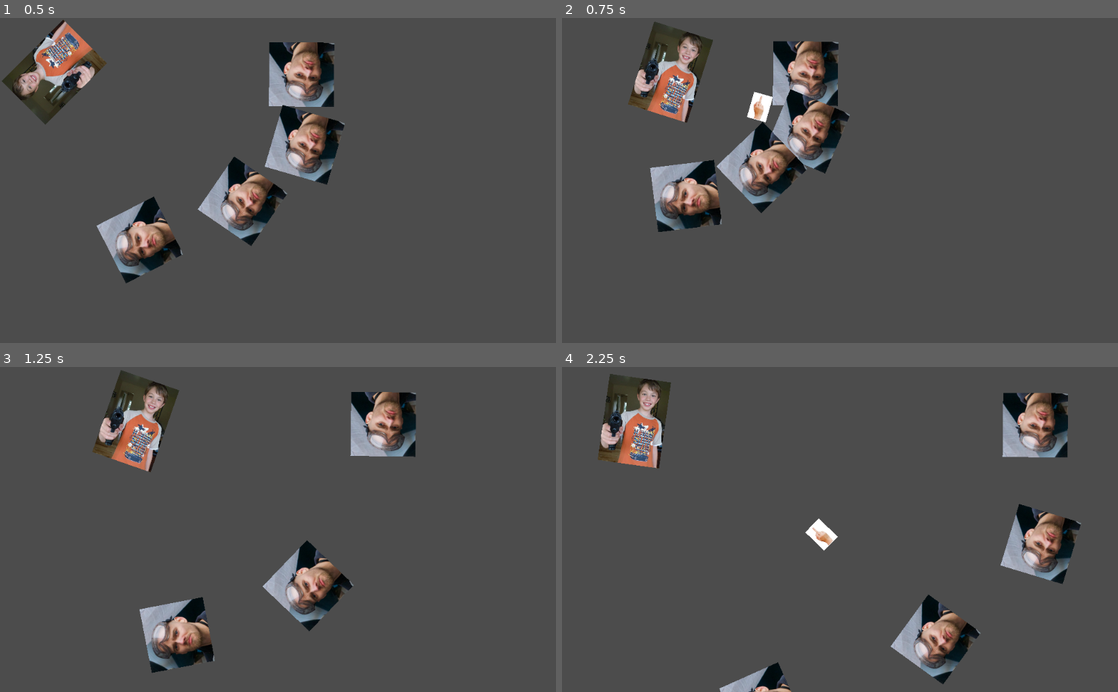
Above: before the commit, frames 1-4 (two rows, left to right).
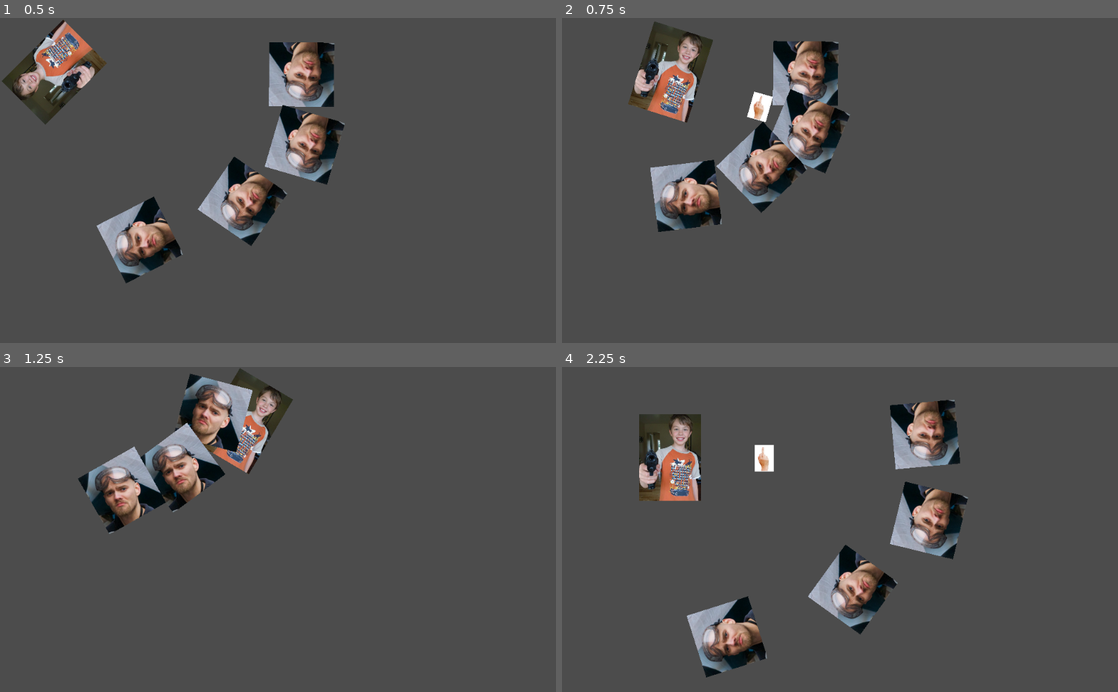
Above: after the commit, the same moments.

Repository: levidavidmurray/grant-game
Game: Godot game, scene res://World.tscn
Two runs of this game, one before a commit and one after it. Both use one fixed random seed, a clock stepped at 60 frames per second and the inputs below. Sound files missing from this copy of the repository are replaced by a short silence.
Inputs (mouse positions are in pixels of both pictures, inside the frame that each line leads up to):
- Up to frame 1 (0.5 s): no input
- Up to frame 2 (0.75 s): move the mouse to (962, 164) at 0.52 s; hold D (right) from 0.53 s (still down); click (962, 164) at 0.6 s
- Up to frame 3 (1.25 s): keep holding D (right)
- Up to frame 4 (2.25 s): move the mouse to (728, 545) at 1.27 s; release D (right) at 1.28 s; hold S (down) 1.28-2.03 s; click (728, 545) at 1.35 s; move the mouse to (895, 458) at 2.02 s; hold D (right) from 2.03 s (still down); click (895, 458) at 2.1 s

Frame 1 is identical in both runs. In frame 2, 0.2% of the frame differs, in the area x 11-51%, y 2-66%; in frame 3, 17%; in frame 4, 21%, in the area x 6-94%, y 2-100%.

Commit message:
Added screen shake, sounds, and improved some logic

Diff:
--- a/Bullet.tscn
+++ /dev/null
@@ -1,14 +0,0 @@
-[gd_scene load_steps=3 format=2]
-
-[ext_resource path="res://Screenshot 2022-11-23 231419.png" type="Texture" id=1]
-
-[sub_resource type="RectangleShape2D" id=1]
-
-[node name="Bullet" type="RigidBody2D"]
-
-[node name="CollisionShape2D" type="CollisionShape2D" parent="."]
-shape = SubResource( 1 )
-
-[node name="Sprite" type="Sprite" parent="."]
-scale = Vector2( 0.2, 0.2 )
-texture = ExtResource( 1 )
--- a/Enemy.gd
+++ /dev/null
@@ -1,26 +0,0 @@
-extends KinematicBody2D
-
-
-# Declare member variables here. Examples:
-# var a = 2
-# var b = "text"
-var motion = Vector2()
-
-# Called when the node enters the scene tree for the first time.
-func _ready():
-	pass # Replace with function body.
-func _physics_process(delta):
-	var Player = get_parent().get_node("Player")
-	position += (Player.position - position)/50
-	look_at(Player.position)
-
-	move_and_collide(motion)
-
-# Called every frame. 'delta' is the elapsed time since the previous frame.
-#func _process(delta):
-#	pass
-
-
-func _on_Area2D_body_entered(body):
-	if "Bullet" in body.name:
-		queue_free()
--- a/Player.tscn
+++ /dev/null
@@ -1,24 +0,0 @@
-[gd_scene load_steps=4 format=2]
-
-[ext_resource path="res://Player.gd" type="Script" id=1]
-[ext_resource path="res://Screenshot 2022-11-23 230716.png" type="Texture" id=2]
-
-[sub_resource type="RectangleShape2D" id=1]
-extents = Vector2( 56, 80.5 )
-
-[node name="Player" type="KinematicBody2D"]
-position = Vector2( 100, 100 )
-script = ExtResource( 1 )
-
-[node name="Sprite" type="Sprite" parent="."]
-scale = Vector2( 0.25, 0.25 )
-texture = ExtResource( 2 )
-
-[node name="Area2D" type="Area2D" parent="."]
-position = Vector2( -1, -0.5 )
-
-[node name="CollisionShape2D" type="CollisionShape2D" parent="Area2D"]
-position = Vector2( 1, 0 )
-shape = SubResource( 1 )
-
-[connection signal="body_entered" from="Area2D" to="." method="_on_Area2D_body_entered"]
--- /dev/null
+++ b/Prefabs/Bullet.tscn
@@ -0,0 +1,16 @@
+[gd_scene load_steps=4 format=2]
+
+[ext_resource path="res://Resources/Images/Screenshot 2022-11-23 231419.png" type="Texture" id=1]
+[ext_resource path="res://Scripts/Bullet.gd" type="Script" id=2]
+
+[sub_resource type="RectangleShape2D" id=1]
+
+[node name="Bullet" type="RigidBody2D" groups=["Bullet"]]
+script = ExtResource( 2 )
+
+[node name="CollisionShape2D" type="CollisionShape2D" parent="."]
+shape = SubResource( 1 )
+
+[node name="Sprite" type="Sprite" parent="."]
+scale = Vector2( 0.2, 0.2 )
+texture = ExtResource( 1 )
--- a/Enemy.tscn
+++ b/Prefabs/Enemy.tscn
@@ -1,7 +1,8 @@
-[gd_scene load_steps=5 format=2]
+[gd_scene load_steps=6 format=2]
 
-[ext_resource path="res://Enemy.gd" type="Script" id=1]
-[ext_resource path="res://Screenshot 2022-11-23 225932.png" type="Texture" id=2]
+[ext_resource path="res://Scripts/Enemy.gd" type="Script" id=1]
+[ext_resource path="res://Resources/Images/Screenshot 2022-11-23 225932.png" type="Texture" id=2]
+[ext_resource path="res://Resources/Sounds/Oof.wav" type="AudioStream" id=3]
 
 [sub_resource type="RectangleShape2D" id=1]
 extents = Vector2( 60, 55.5 )
@@ -9,7 +10,7 @@
 [sub_resource type="RectangleShape2D" id=2]
 extents = Vector2( 54, 45.5 )
 
-[node name="Enemy" type="KinematicBody2D"]
+[node name="Enemy" type="KinematicBody2D" groups=["Enemy"]]
 position = Vector2( 505, 143 )
 script = ExtResource( 1 )
 
@@ -27,4 +28,9 @@
 position = Vector2( -3, 2.5 )
 shape = SubResource( 2 )
 
+[node name="DeathSound" type="AudioStreamPlayer2D" parent="."]
+position = Vector2( -100, -100 )
+stream = ExtResource( 3 )
+volume_db = -10.0
+
 [connection signal="body_entered" from="Area2D" to="." method="_on_Area2D_body_entered"]
--- /dev/null
+++ b/Prefabs/Player.tscn
@@ -0,0 +1,36 @@
+[gd_scene load_steps=6 format=2]
+
+[ext_resource path="res://Scripts/Player.gd" type="Script" id=1]
+[ext_resource path="res://Resources/Images/Screenshot 2022-11-23 230716.png" type="Texture" id=2]
+[ext_resource path="res://Resources/Sounds/Laser_Gun_Shot_4.wav" type="AudioStream" id=3]
+[ext_resource path="res://Resources/Sounds/Character_Death_Voice_1.wav" type="AudioStream" id=4]
+
+[sub_resource type="RectangleShape2D" id=1]
+extents = Vector2( 56, 80.5 )
+
+[node name="Player" type="KinematicBody2D"]
+position = Vector2( 100, 100 )
+script = ExtResource( 1 )
+
+[node name="Sprite" type="Sprite" parent="."]
+scale = Vector2( 0.25, 0.25 )
+texture = ExtResource( 2 )
+
+[node name="Area2D" type="Area2D" parent="."]
+position = Vector2( -1, -0.5 )
+
+[node name="CollisionShape2D" type="CollisionShape2D" parent="Area2D"]
+position = Vector2( 1, 0 )
+shape = SubResource( 1 )
+
+[node name="BulletSound" type="AudioStreamPlayer2D" parent="."]
+position = Vector2( -100, -100 )
+stream = ExtResource( 3 )
+volume_db = -10.0
+
+[node name="DeathSound" type="AudioStreamPlayer2D" parent="."]
+position = Vector2( -100, -100 )
+stream = ExtResource( 4 )
+volume_db = -10.0
+
+[connection signal="body_entered" from="Area2D" to="." method="_on_Area2D_body_entered"]
--- /dev/null
+++ b/Scripts/Bullet.gd
@@ -0,0 +1,6 @@
+extends RigidBody2D
+
+signal enemy_hit
+
+func _ready():
+	pass # Replace with function body.
--- /dev/null
+++ b/Scripts/Enemy.gd
@@ -0,0 +1,30 @@
+extends KinematicBody2D
+
+var motion = Vector2()
+var is_dead: bool = false
+
+onready var player = get_parent().get_node("Player")
+
+func _physics_process(delta):
+	if is_dead:
+		return
+
+	position += (player.position - position)/50
+	look_at(player.position)
+
+	move_and_collide(motion)
+
+
+func _on_Area2D_body_entered(body):
+	if body.is_in_group("Bullet"):
+		is_dead = true
+		$Sprite.visible = false
+		$DeathSound.play()
+		body.queue_free() # delete bullet
+
+		var self_ref = weakref(self)
+		yield($DeathSound, "finished")
+
+		# enemy may be freed before sound finishes (e.g. player death restart)
+		if self_ref.get_ref():
+			queue_free() # an hero
--- a/Player.gd
+++ b/Scripts/Player.gd
@@ -1,12 +1,14 @@
 extends KinematicBody2D
+
+signal bullet_shot
 
 var movespeed = 500
 var bullet_speed = 2000
-var bullet = preload("res://Bullet.tscn")
+var bullet = preload("res://Prefabs/Bullet.tscn")
 
 # Called when the node enters the scene tree for the first time.
 func _ready():
-    pass
+	pass
 
 
 func _physics_process(delta):
@@ -33,6 +35,8 @@
 
 
 func fire():
+	emit_signal('bullet_shot')
+	$BulletSound.play()
 	var bullet_instance = bullet.instance()
 	bullet_instance.position = get_global_position()
 	bullet_instance.rotation_degrees = rotation_degrees
@@ -41,10 +45,12 @@
 
 
 func kill():
+	$DeathSound.play()
+	yield($DeathSound, "finished")
 	get_tree().reload_current_scene()
 
 
 func _on_Area2D_body_entered(body):
-	if "Enemy" in body.name:
+	if body.is_in_group("Enemy"):
 		print("levi")
 		kill()
--- /dev/null
+++ b/Scripts/PlayerCamera.gd
@@ -0,0 +1,28 @@
+extends Camera2D
+
+# Starting range of possible offsets using random values
+export var RANDOM_SHAKE_STRENGTH: float = 30.0
+# Multiplier for lerping shake strength to zero
+export var SHAKE_DECAY_RATE: float = 5.0
+
+var shake_strength: float = 0.0
+onready var rng = RandomNumberGenerator.new()
+onready var player = get_node('/root/World/Player')
+
+func _ready():
+	rng.randomize()
+	player.connect('bullet_shot', self, 'apply_shake')
+
+func _process(delta):
+	shake_strength = lerp(shake_strength, 0, SHAKE_DECAY_RATE * delta)
+	self.offset = get_rand_offset()
+
+func apply_shake() -> void:
+	print('apply shake')
+	shake_strength = RANDOM_SHAKE_STRENGTH
+
+func get_rand_offset() -> Vector2:
+	return Vector2(
+		rng.randf_range(-shake_strength, shake_strength),
+		rng.randf_range(-shake_strength, shake_strength)
+	)
--- a/World.tscn
+++ b/World.tscn
@@ -1,9 +1,17 @@
-[gd_scene load_steps=3 format=2]
+[gd_scene load_steps=4 format=2]
 
-[ext_resource path="res://Player.tscn" type="PackedScene" id=1]
-[ext_resource path="res://Enemy.tscn" type="PackedScene" id=2]
+[ext_resource path="res://Prefabs/Player.tscn" type="PackedScene" id=1]
+[ext_resource path="res://Prefabs/Enemy.tscn" type="PackedScene" id=2]
+[ext_resource path="res://Scripts/PlayerCamera.gd" type="Script" id=3]
 
 [node name="World" type="Node2D"]
+
+[node name="Camera" type="Camera2D" parent="."]
+position = Vector2( 512, 300 )
+current = true
+script = ExtResource( 3 )
+RANDOM_SHAKE_STRENGTH = 10.0
+SHAKE_DECAY_RATE = 15.0
 
 [node name="Player" parent="." instance=ExtResource( 1 )]
 
--- a/project.godot
+++ b/project.godot
@@ -12,7 +12,7 @@
 
 config/name="levi game"
 run/main_scene="res://World.tscn"
-config/icon="res://icon.png"
+config/icon="res://Resources/Images/icon.png"
 
 [gui]
 
Renamed: Screenshot 2022-11-23 225932.png -> Resources/Images/Screenshot 2022-11-23 225932.png
Not shown, changed: Resources/Images/Screenshot 2022-11-23 225932.png.import
Renamed: Screenshot 2022-11-23 230716.png -> Resources/Images/Screenshot 2022-11-23 230716.png
Not shown, changed: Resources/Images/Screenshot 2022-11-23 230716.png.import
Renamed: Screenshot 2022-11-23 231419.png -> Resources/Images/Screenshot 2022-11-23 231419.png
Not shown, changed: Resources/Images/Screenshot 2022-11-23 231419.png.import
Renamed: icon.png -> Resources/Images/icon.png
Not shown, changed: Resources/Images/icon.png.import
Not shown, added: Resources/Sounds/Character_Death_Voice_1.wav.import
Not shown, added: Resources/Sounds/Laser_Gun_Shot_4.wav.import
Not shown, added: Resources/Sounds/Oof.wav.import
Renamed: KinematicBody2D.gd -> Scripts/KinematicBody2D.gd
(and 3 more such lines)
